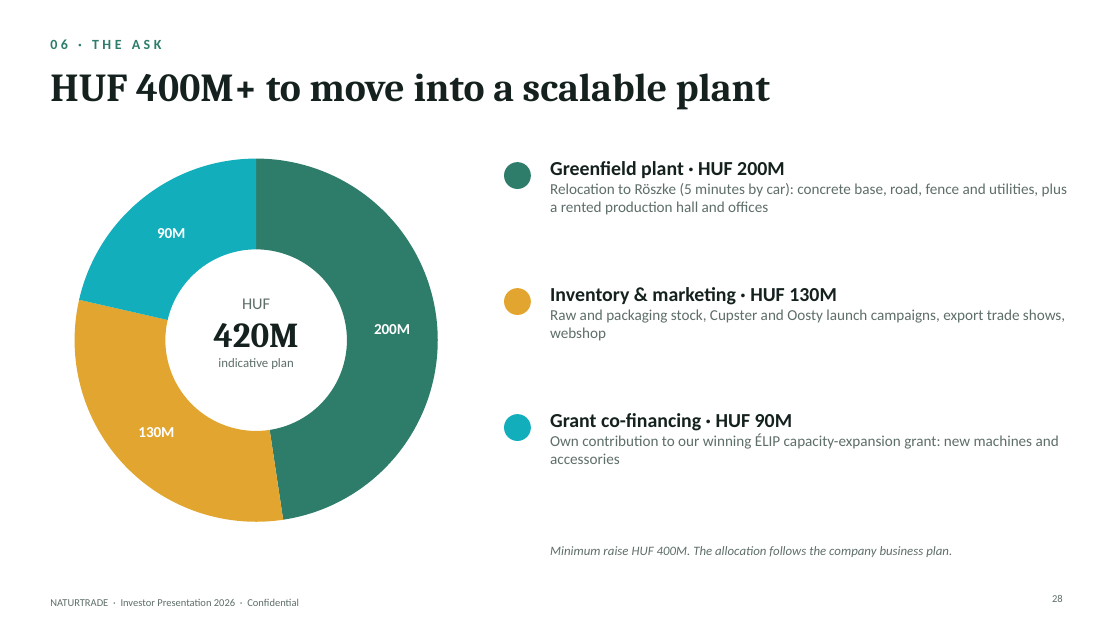
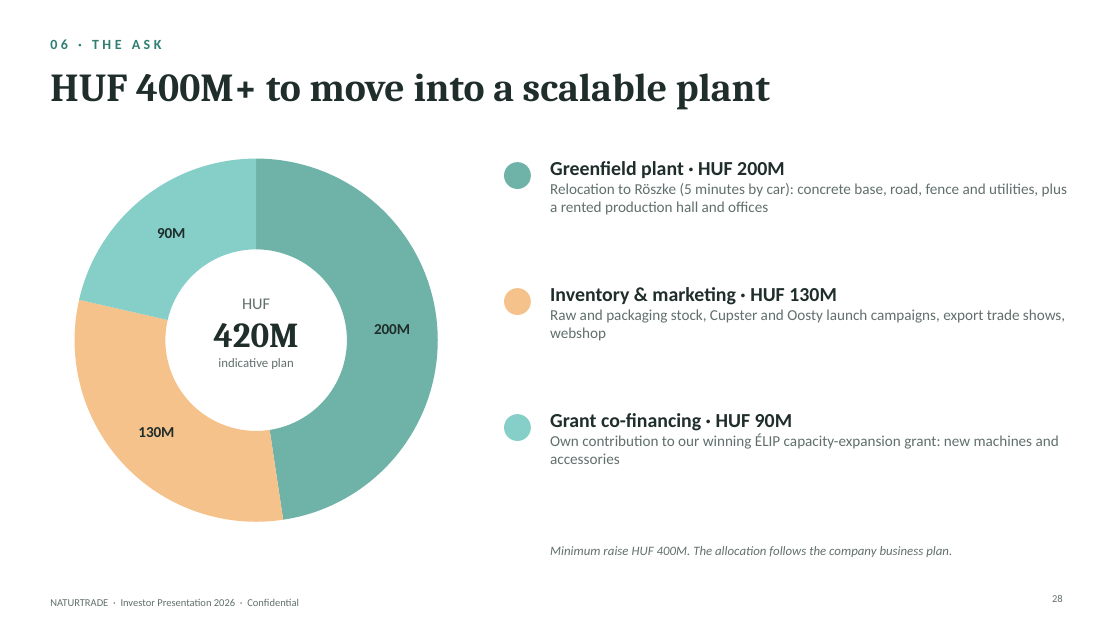
Before and after one commit to vehamiki/testrep1, a slide deck: slide 28 of investor-pitch/Naturtrade_Investor_Pitch_2026_EN.pptx. Drawn at 1120x630 pixels with LibreOffice and Linux fonts; fonts in the diff are those of the drawing. Boxes give left, top, right and bottom in pixels: in the first picture for what was removed or moved away, otherwise in the second. Text is boxed around its words. In the diff, an @@ line names an element or a change of style, - is before the commit and + after.

```diff
--- a/investor-pitch/Naturtrade_Investor_Pitch_2026_EN.pptx
+++ b/investor-pitch/Naturtrade_Investor_Pitch_2026_EN.pptx
@@ doughnut chart at (x1=50, y1=147, x2=462, y2=534) @@
@@ colours of single points changed @@
@@ lettering changed @@
@@ ellipse at (x1=504, y1=162, x2=531, y2=189): fill #2E7D6B to #6FB3A8 @@
@@ text "HUF" at (x1=214, y1=298, x2=299, y2=369): text colour #5E6E6B to #61706D in "HUF", "indicative plan"; text colour #14211F to #1F2D2B in "420M" @@
@@ ellipse at (x1=504, y1=288, x2=531, y2=315): fill #E2A630 to #F6C28B @@
@@ ellipse at (x1=504, y1=414, x2=531, y2=441): fill #12AEBB to #86CFC8 @@
```
Also in this commit, not shown: 31 other slides changed, 3 other files.
